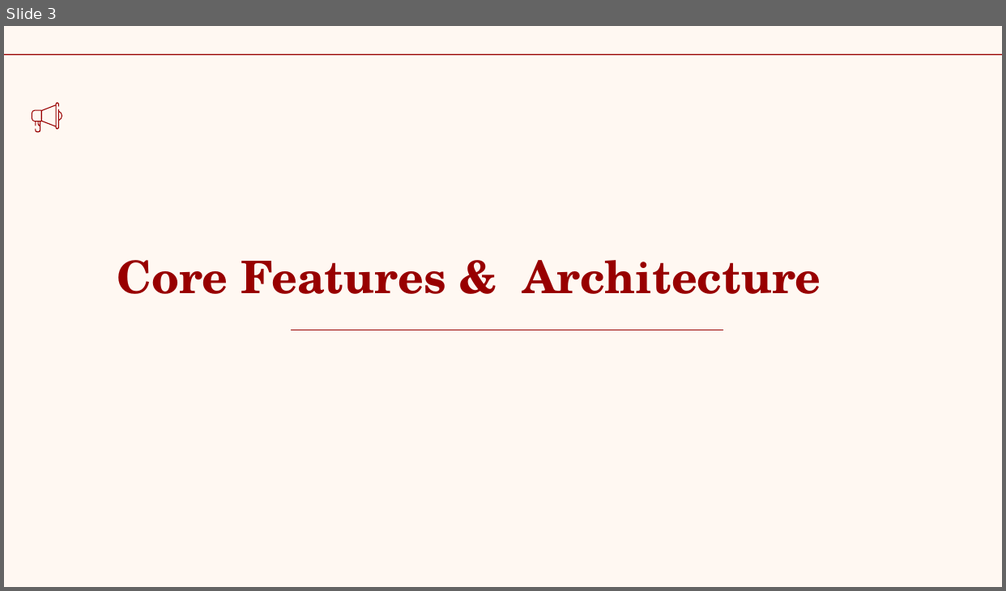
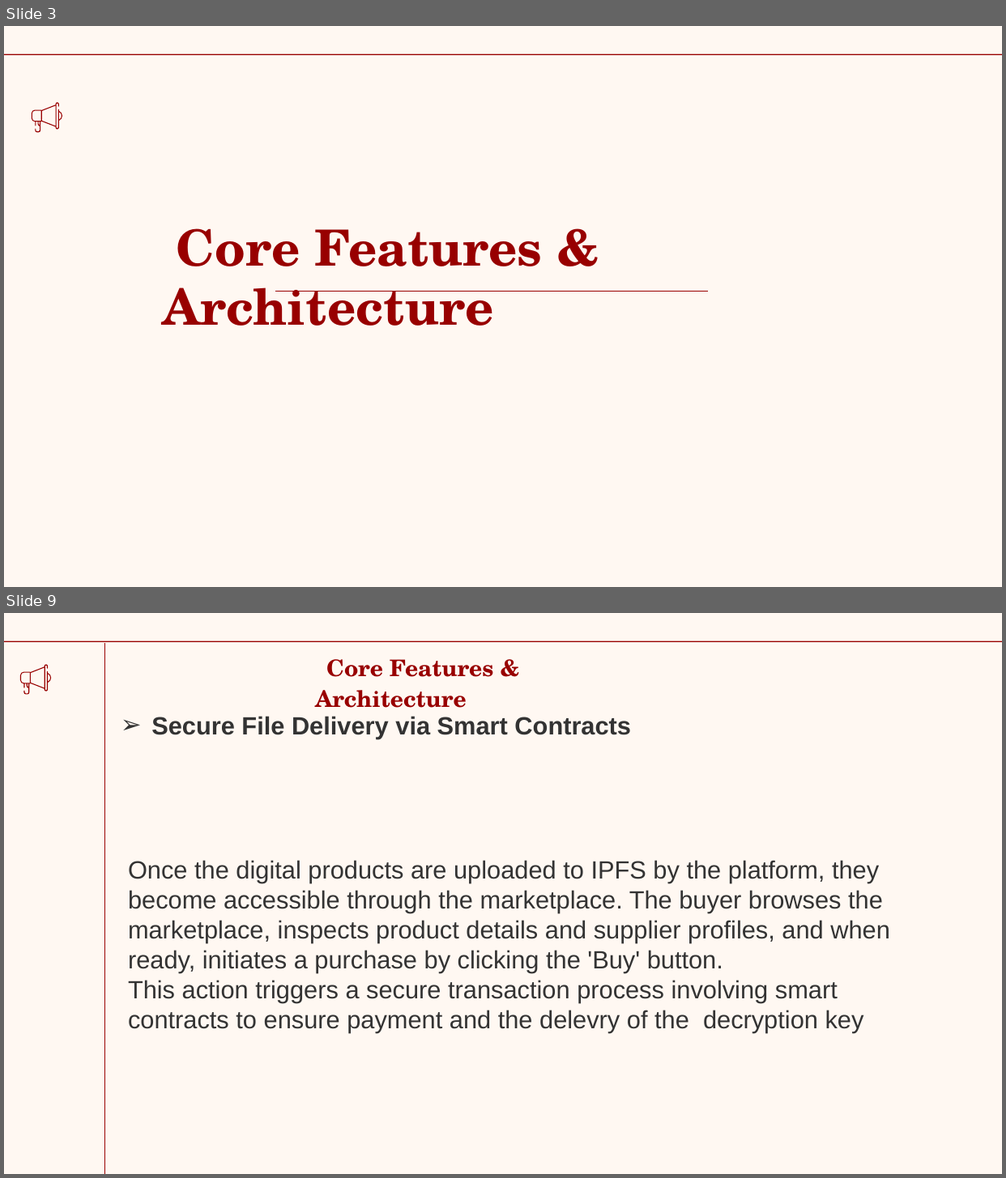
Before and after one commit to stfx86/SupplierMS, a slide deck: overview.pptx. Shown one above the other, each under a label of ours: slide 3 before the commit, slides 3 and 9 after it; the slides between them are not shown. The pictures are 1006x591 and 1006x1178 pixels, drawn with LibreOffice and Linux fonts; fonts in the diff are those of the drawing. Boxes give left, top, right and bottom in pixels: in the first picture for what was removed or moved away, otherwise in the second. Text is boxed around its words. In the diff, an @@ line names an element or a change of style, - is before the commit and + after.

```diff
--- a/overview.pptx
+++ b/overview.pptx
@@ slide 9 added at <box>4,613,1002,1174</box>, background #FFF8F2; not listed: 1 template element that a slide beside it also shows @@
@@ line added from (104, 1174) to (104, 643), #980000 0.75 pt @@
@@ text added at <box>315,659,494,708</box>, 16.5 pt, text #980000, bold @@
+Core Features & Architecture
@@ freeform shape added at <box>20,664,51,694</box>, fill #980000 @@
@@ text added at <box>151,716,631,739</box>, 18 pt, text #333333, bold @@
+➢ Secure File Delivery via Smart Contracts
@@ text added at <box>128,860,890,1033</box>, 18 pt, text #333333 @@
+Once the digital products are uploaded to IPFS by the platform, they become accessible through the marketplace. The buyer browses the marketplace, inspects product details and supplier profiles, and when ready, initiates a purchase by clicking the 'Buy' button.
+This action triggers a secure transaction process involving smart contracts to ensure payment and the delevry of the decryption key
@@ slide 3 changed as well @@
@@ title "Core Features & Architecture": place and size @@
-title "Core Features & Architecture" at <box>117,260,821,294</box>
+title "Core Features & Architecture" at <box>163,228,542,326</box>
@@ title "Core Features & Architecture" at <box>163,228,542,326</box>: size 32.4 to 36 pt @@
@@ line moved from (722, 331) - (291, 331) to (708, 292) - (275, 292) @@
```
Also in this commit, not shown: 14 other slides changed, 9 other slides added, 1 slide removed, 2 other files.
